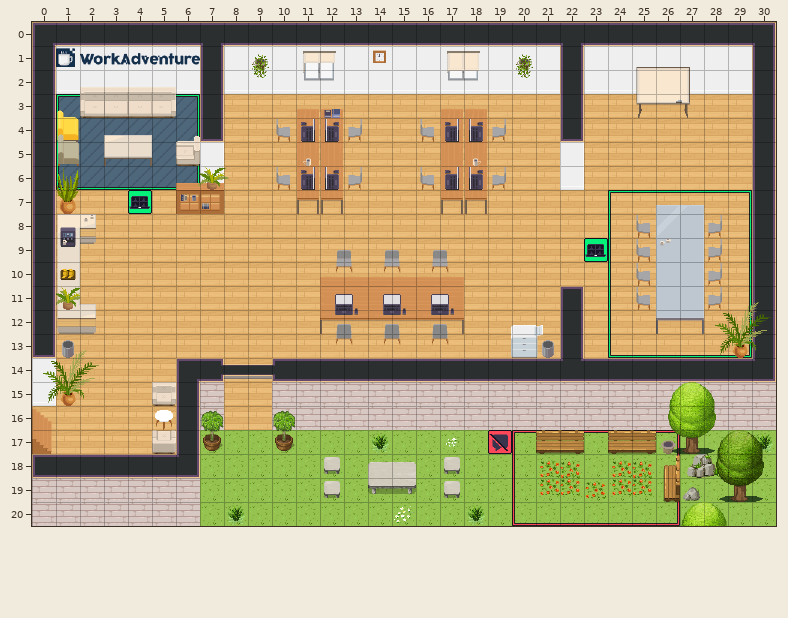
Two versions of a level (Tiled map (JSON), office.tmj). The picture above is the old version.
Cells are 32x32 px. Shown: x 0..30, y 0..20.
The result:
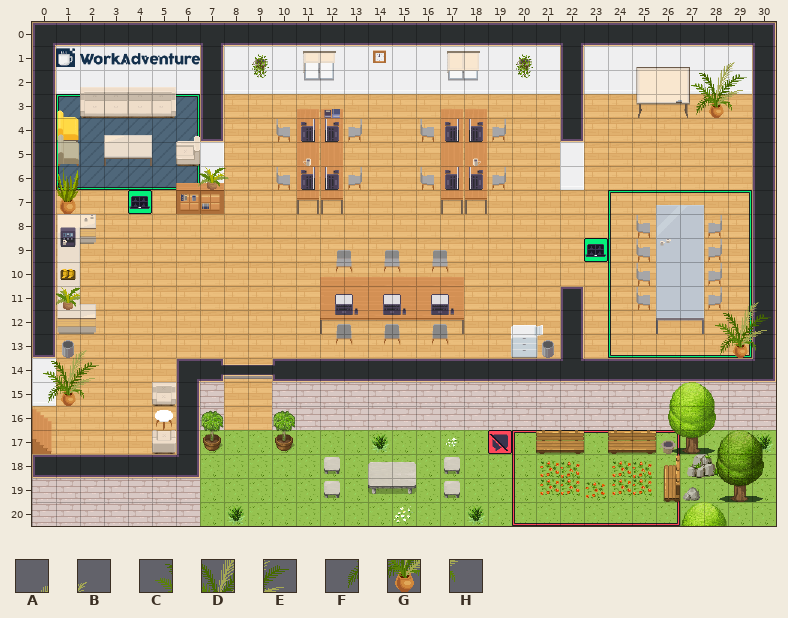
Key: from "WA_Decoration": A 61, B 62, C 72, D 73, E 74, F 84, G 85, H 86.
_ is an empty cell, . an unchanged one.
The edit:
--- layer "furniture/furniture3"
@@ x 27..29 @@
- 1 .__
- 2 ___
- 3 ___
+ 1 .AB
+ 2 CDE
+ 3 FGH
Boxes around the changes in both pictures, in picture pixels (x1, y1, x2, y2):
added: (691, 62, 747, 118)
